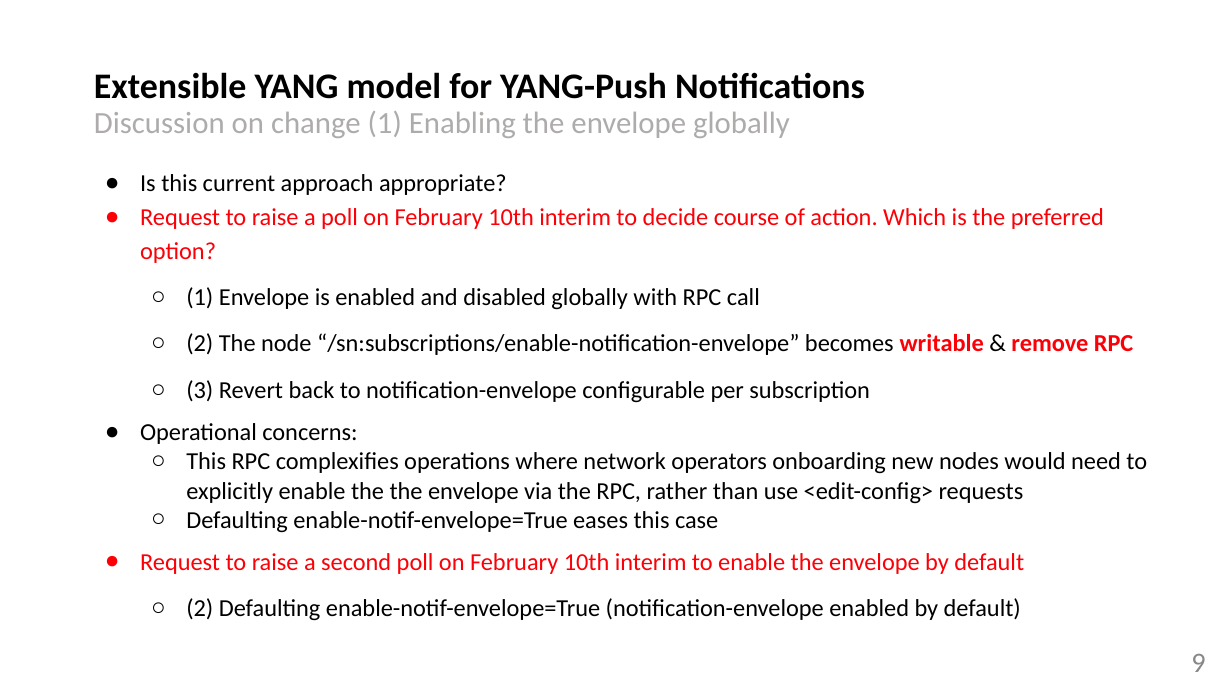
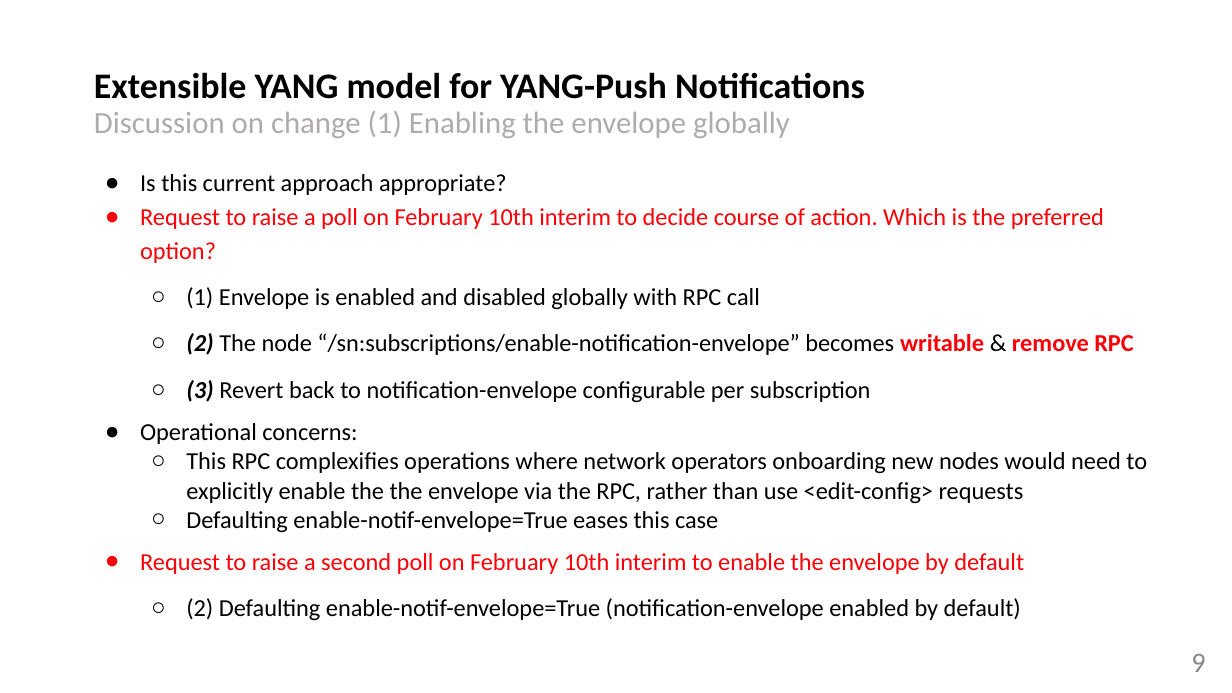
Before and after one commit to network-analytics/ietf-network-analytics-document-status, a slide deck: slide 9 of 122/NETCONF/netconf-nmop-interim-draft-netana-netconf-notif-envelope-02.pptx. Drawn at 1232x693 pixels with LibreOffice and Linux fonts; fonts in the diff are those of the drawing. Boxes give left, top, right and bottom in pixels: in the first picture for what was removed or moved away, otherwise in the second. Text is boxed around its words. In the diff, an @@ line names an element or a change of style, - is before the commit and + after.

```diff
--- a/122/NETCONF/netconf-nmop-interim-draft-netana-netconf-notif-envelope-02.pptx
+++ b/122/NETCONF/netconf-nmop-interim-draft-netana-netconf-notif-envelope-02.pptx
@@ text at (186, 333, 1134, 403): bold on, italic on in "(2)", "(3)" @@
```
Also in this commit, not shown: 1 other file.
